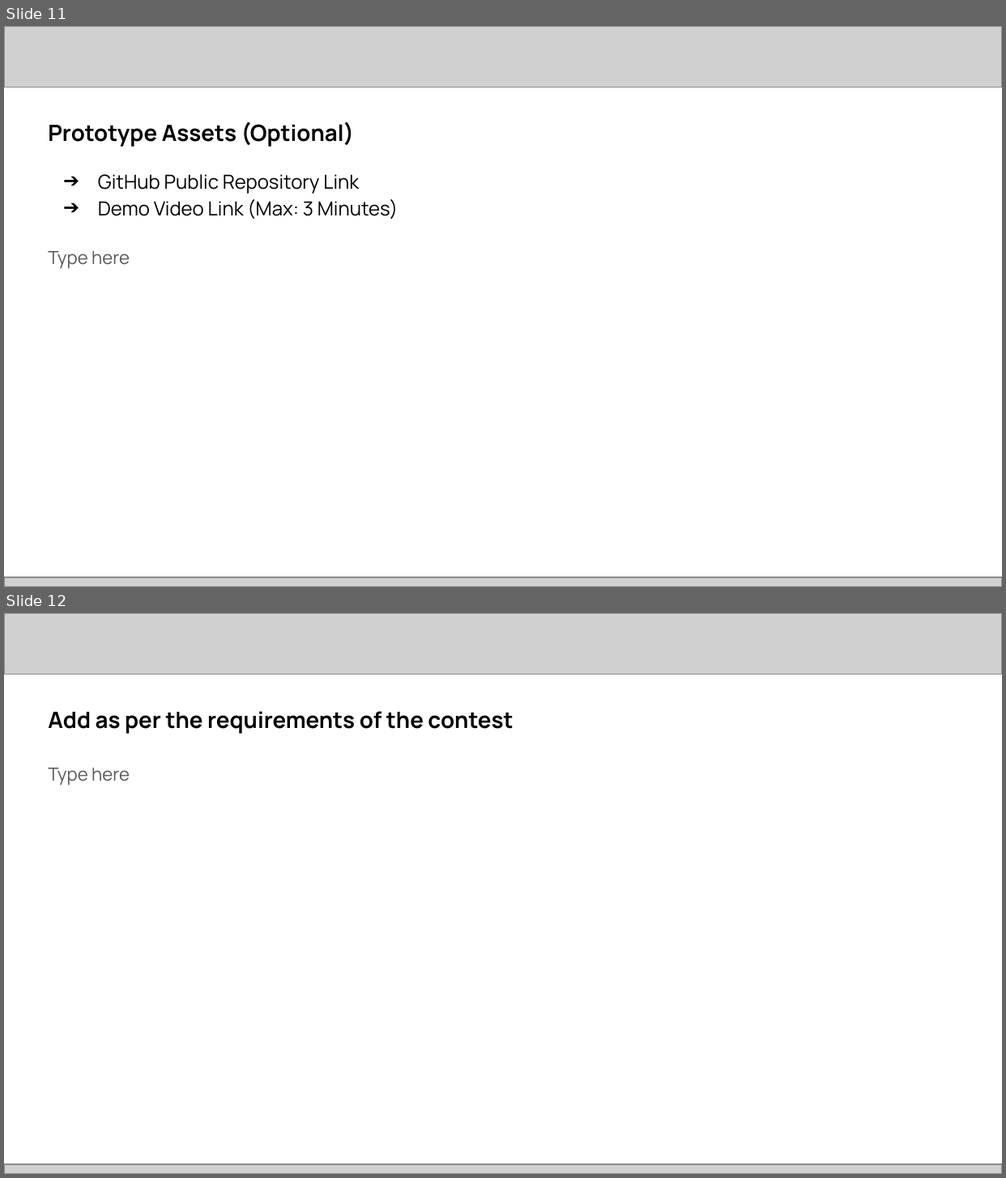
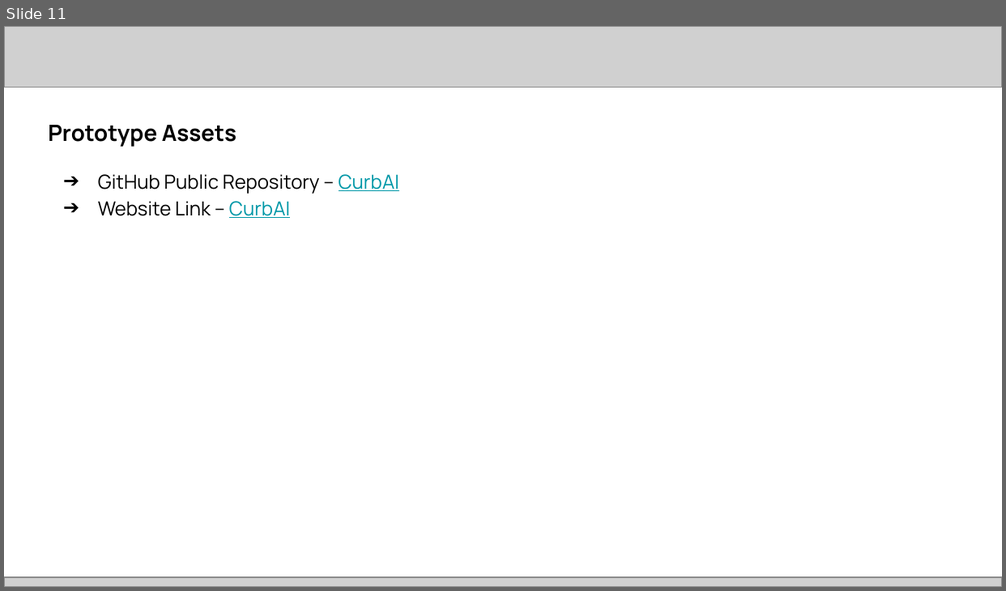
Before and after one commit to ChanchalTaye/Curb-AI, a slide deck: Project Submission Deck _ AMD Slingshot.pptx. Shown one above the other, each under a label of ours: slides 11 and 12 before the commit, slide 11 after it. The pictures are 1006x1178 and 1006x591 pixels, drawn with LibreOffice and Linux fonts; fonts in the diff are those of the drawing; grey boxes stand for pictures. Boxes give left, top, right and bottom in pixels: in the first picture for what was removed or moved away, otherwise in the second. Text is boxed around its words. In the diff, an @@ line names an element or a change of style, - is before the commit and + after.

Commit message:
Save local progress before merging Curb-AI

```diff
--- a/Project Submission Deck _ AMD Slingshot.pptx
+++ b/Project Submission Deck _ AMD Slingshot.pptx
@@ slide 12 removed at bbox=[4, 613, 1002, 1174], background #FFFFFF @@
@@ picture removed at bbox=[4, 613, 1002, 674] @@
@@ title removed at bbox=[48, 711, 513, 734] @@
-Add as per the requirements of the contest
@@ subtitle removed at bbox=[48, 768, 130, 786] @@
-Type here
@@ picture removed at bbox=[4, 1165, 1002, 1174] @@
@@ slide 11 changed as well @@
@@ title at bbox=[48, 125, 236, 147]: text changed @@
-Prototype Assets (Optional)
+Prototype Assets
@@ text at bbox=[98, 174, 399, 218]: text changed @@
-➔ GitHub Public Repository Link
-➔ Demo Video Link (Max: 3 Minutes)
+➔ GitHub Public Repository – CurbAI
+➔ Website Link – CurbAI
@@ subtitle removed at bbox=[48, 251, 130, 268] @@
-Type here
```
Also in this commit, not shown: 10 other slides changed, 2 other slides removed, 26 other files.
